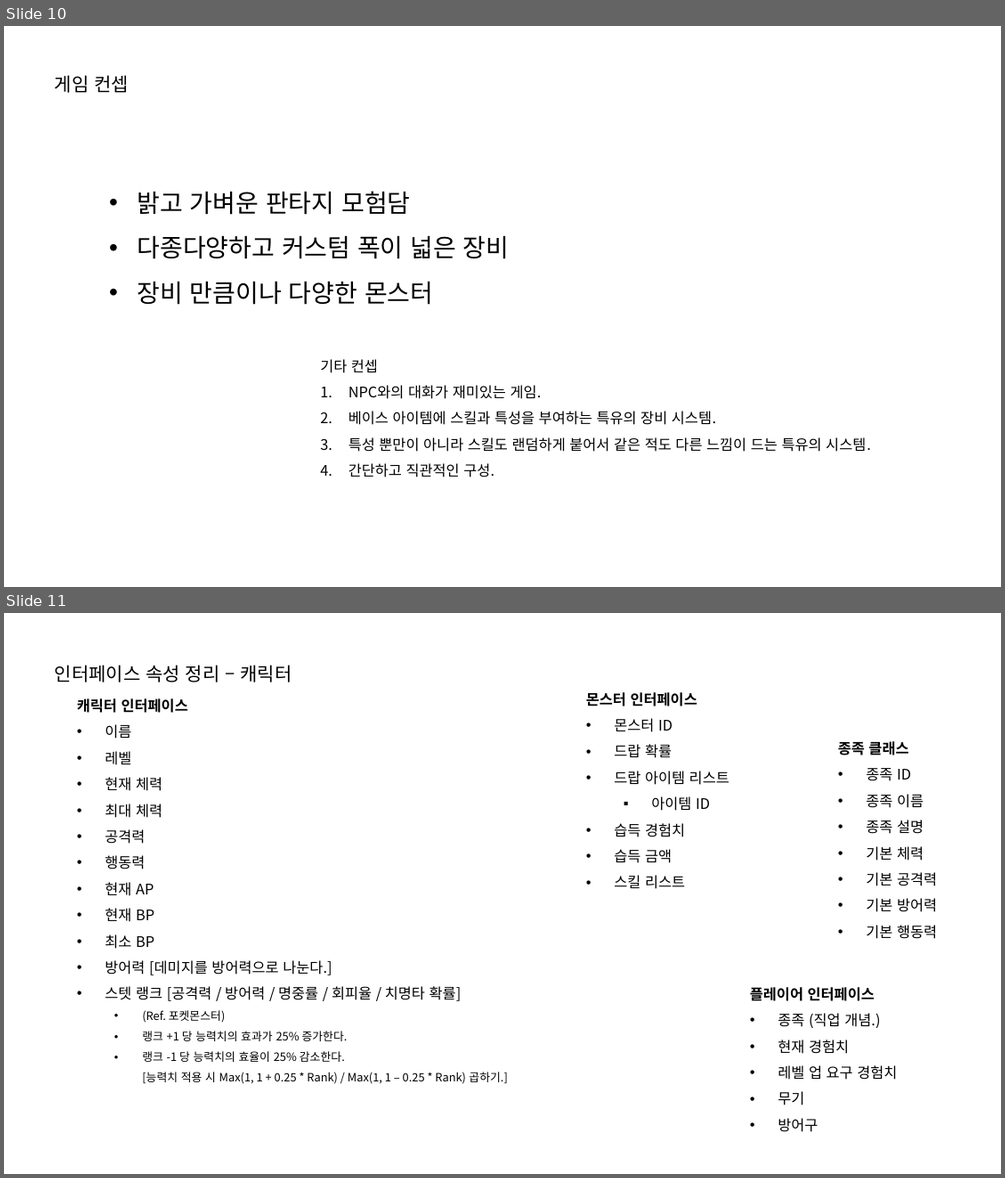
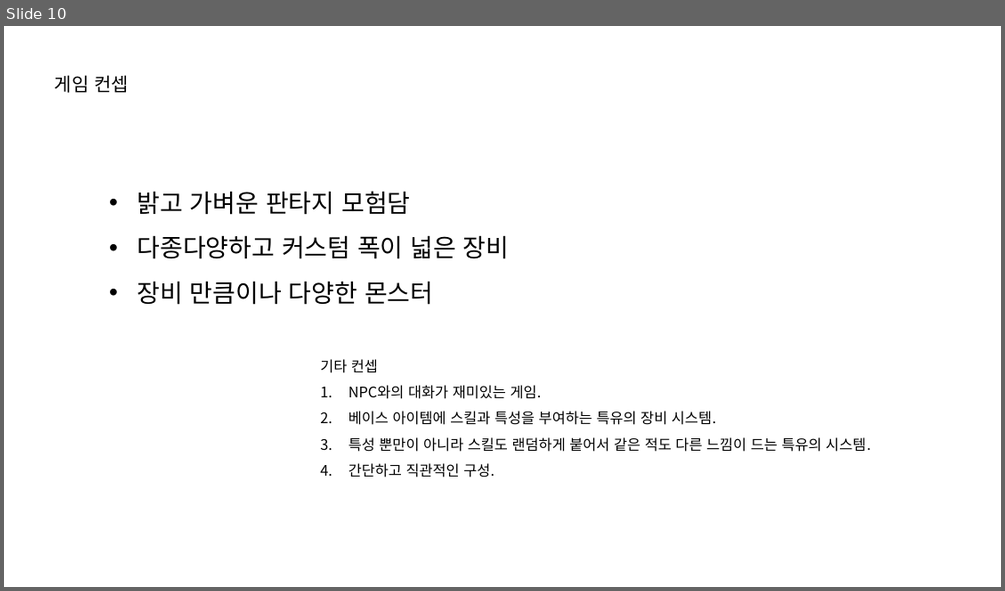
Before and after one commit to lsu0503/TextRPG_TeamProject2nd, a slide deck: Documents/TextRPG_와이어프레임.pptx. Shown one above the other, each under a label of ours: slides 10 and 11 before the commit, slide 10 after it. The pictures are 1005x1178 and 1005x591 pixels, drawn with LibreOffice and Linux fonts; fonts in the diff are those of the drawing. Boxes give left, top, right and bottom in pixels: in the first picture for what was removed or moved away, otherwise in the second. Text is boxed around its words. In the diff, an @@ line names an element or a change of style, - is before the commit and + after.

```diff
--- a/Documents/TextRPG_와이어프레임.pptx
+++ b/Documents/TextRPG_와이어프레임.pptx
@@ slide 11 removed at (4,613,1001,1174), background #FFFFFF @@
@@ text removed at (55,665,292,682) @@
-인터페이스 속성 정리 – 캐릭터
@@ text removed at (586,692,729,889) @@
-몬스터 인터페이스
-• 몬스터 ID
-• 드랍 확률
-• 드랍 아이템 리스트
-  ▪ 아이템 ID
-• 습득 경험치
-• 습득 금액
-• 스킬 리스트
@@ text removed at (77,698,507,1084) @@
-캐릭터 인터페이스
-• 이름
-• 레벨
-• 현재 체력
-• 최대 체력
-• 공격력
-• 행동력
-• 현재 AP
-• 현재 BP
-• 최소 BP
-• 방어력 [데미지를 방어력으로 나눈다.]
-• 스텟 랭크 [공격력 / 방어력 / 명중률 / 회피율 / 치명타 확률]
-  • (Ref. 포켓몬스터)
-  • 랭크 +1 당 능력치의 효과가 25% 증가한다.
-  • 랭크 -1 당 능력치의 효율이 25% 감소한다.
-    [능력치 적용 시 Max(1, 1 + 0.25 * Rank) / Max(1, 1 – 0.25 * Rank) 곱하기.]
@@ text removed at (838,741,937,939) @@
-종족 클래스
-• 종족 ID
-• 종족 이름
-• 종족 설명
-• 기본 체력
-• 기본 공격력
-• 기본 방어력
-• 기본 행동력
@@ text removed at (750,987,897,1132) @@
-플레이어 인터페이스
-• 종족 (직업 개념.)
-• 현재 경험치
-• 레벨 업 요구 경험치
-• 무기
-• 방어구
```
Also in this commit, not shown: 5 slides changed, 4 other slides removed, 1 other file.
